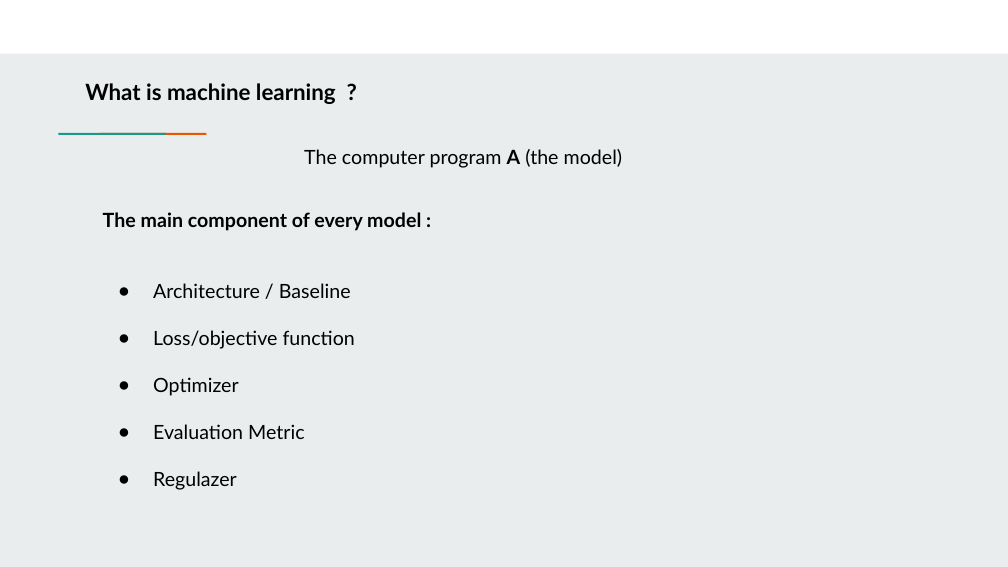
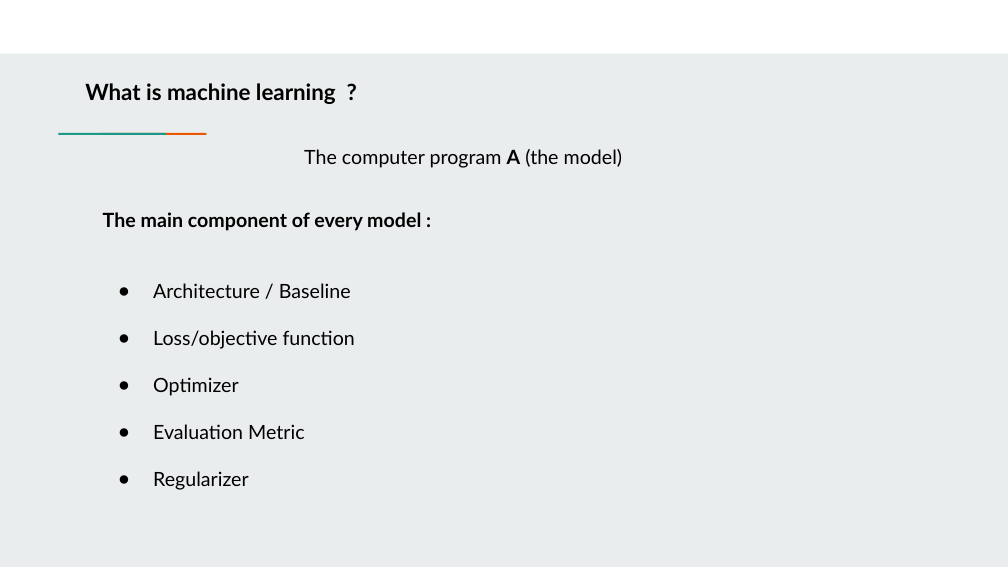
Before and after one commit to farouqBenarous/Machine_Learning_101_Workshop, a slide deck: slide 8 of 20-03-2021/Presentation/Machine learning 101.pptx. Drawn at 1008x567 pixels with LibreOffice and Linux fonts; fonts in the diff are those of the drawing. Boxes give left, top, right and bottom in pixels: in the first picture for what was removed or moved away, otherwise in the second. Text is boxed around its words. In the diff, an @@ line names an element or a change of style, - is before the commit and + after.

```diff
--- a/20-03-2021/Presentation/Machine learning 101.pptx
+++ b/20-03-2021/Presentation/Machine learning 101.pptx
@@ text at <box>153,471,249,490</box>: text changed @@
-● Regulazer
+● Regularizer
```
Also in this commit, not shown: 6 other slides changed, 2 slides added, 2 slides removed, 3 other files.
